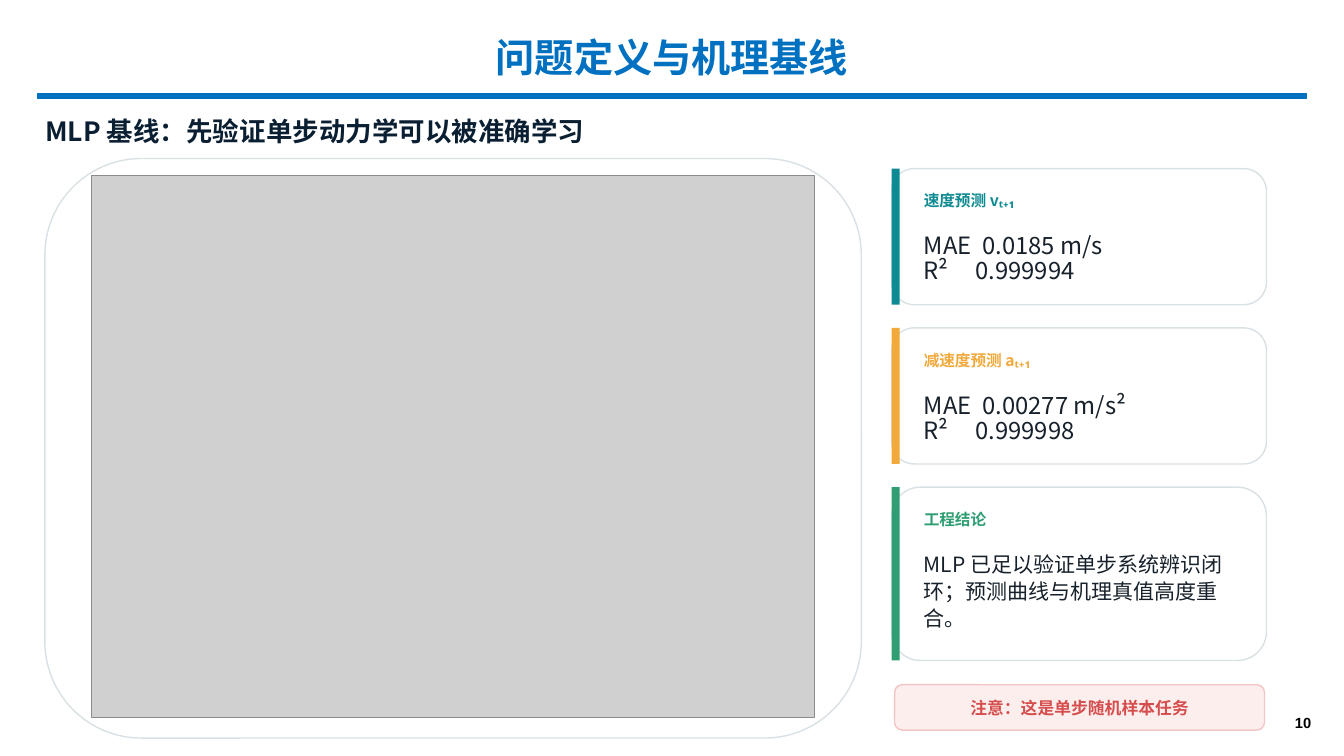
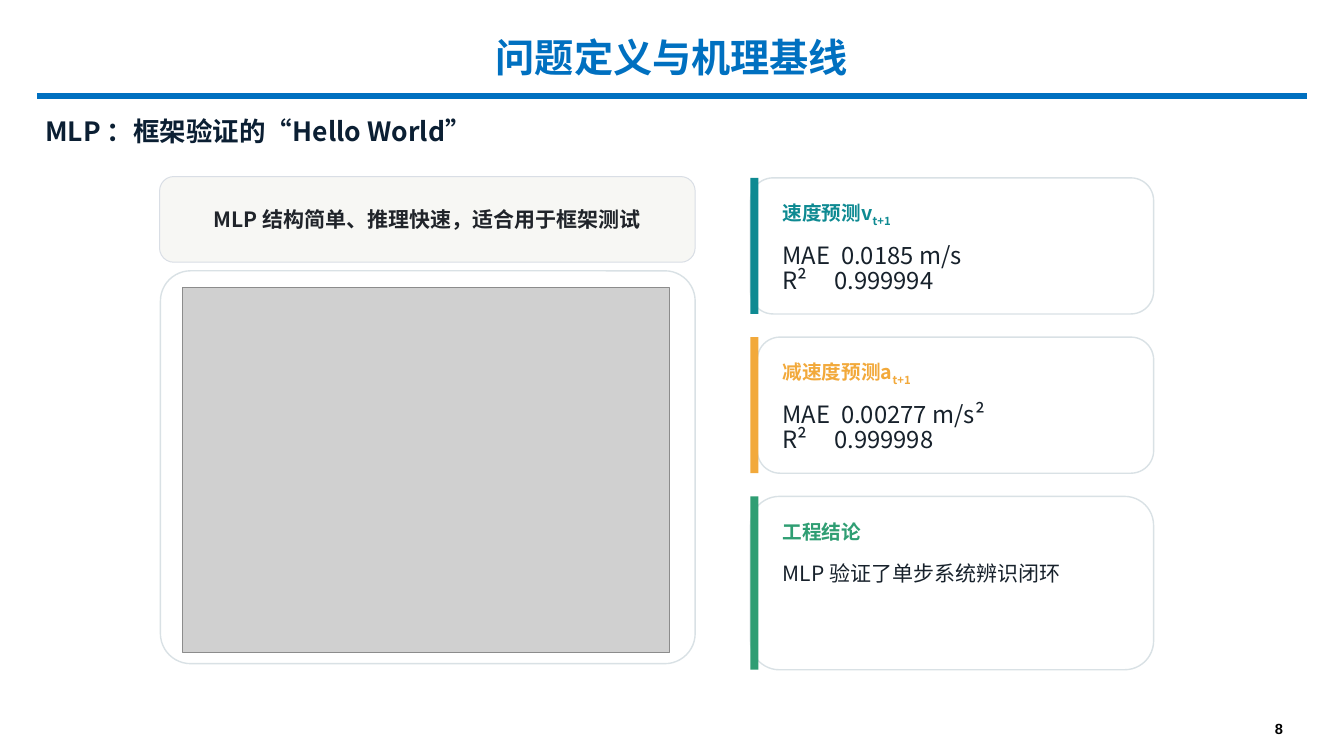
Before and after one commit to MrZang27/World-Model-in-Brake-System, a slide deck: slide 8 of docs/Group1_World_Model_Brake_System_Final.pptx (slide 10 before the commit). Drawn at 1344x756 pixels with LibreOffice and Linux fonts; fonts in the diff are those of the drawing; grey boxes stand for pictures; background and template pictures are left out. Boxes give left, top, right and bottom in pixels: in the first picture for what was removed or moved away, otherwise in the second. Text is boxed around its words. In the diff, an @@ line names an element or a change of style, - is before the commit and + after.

```diff
--- a/docs/Group1_World_Model_Brake_System_Final.pptx
+++ b/docs/Group1_World_Model_Brake_System_Final.pptx
@@ text at [45, 118, 472, 144]: text changed @@
-MLP 基线：先验证单步动力学可以被准确学习
+MLP ：框架验证的“Hello World”
@@ rounded rectangle added at [159, 176, 695, 262], fill #F7F7F4, outline #D9DEE5 0.71 pt, 15 pt, text #20242A, bold @@
+MLP 结构简单、推理快速，适合用于框架测试
@@ rounded rectangle: place and size @@
-rounded rectangle at [891, 168, 1266, 304]
+rounded rectangle at [750, 177, 1153, 314]
@@ text at [783, 203, 891, 225]: text changed; size 11.2 to 14 pt @@
-速度预测 vₜ₊₁
+速度预测vt+1
@@ rounded rectangle: place and size @@
-rounded rectangle at [44, 158, 861, 738]
+rounded rectangle at [160, 271, 695, 664]
@@ rounded rectangle at [160, 271, 695, 664]: proportions changed @@
@@ picture: place and size @@
-picture at [92, 175, 816, 718]
+picture at [182, 288, 669, 653]
@@ rounded rectangle: place and size @@
-rounded rectangle at [891, 328, 1266, 464]
+rounded rectangle at [757, 337, 1153, 473]
@@ text at [783, 362, 911, 384]: text changed; size 11.2 to 14 pt @@
-减速度预测 aₜ₊₁
+减速度预测at+1
@@ 3 texts, 3 rectangles: place and size @@
-3 texts, 3 rectangles at [891, 168, 1126, 660]
+3 texts, 3 rectangles at [750, 177, 984, 669]
@@ rounded rectangle: place and size @@
-rounded rectangle at [891, 487, 1266, 660]
+rounded rectangle at [750, 496, 1153, 669]
@@ text "工程结论" at [783, 522, 861, 541]: size 11.2 to 14 pt @@
@@ text at [783, 563, 1060, 583]: text changed @@
-MLP 已足以验证单步系统辨识闭环；预测曲线与机理真值高度重合。
+MLP 验证了单步系统辨识闭环
@@ rounded rectangle removed at [894, 685, 1264, 730] @@
-注意：这是单步随机样本任务
@@ page number at [1275, 722, 1283, 737]: text changed @@
-10
+8
```
Also in this commit, not shown: 6 other slides changed, 1 slide added, 5 slides removed, 2 other files.
